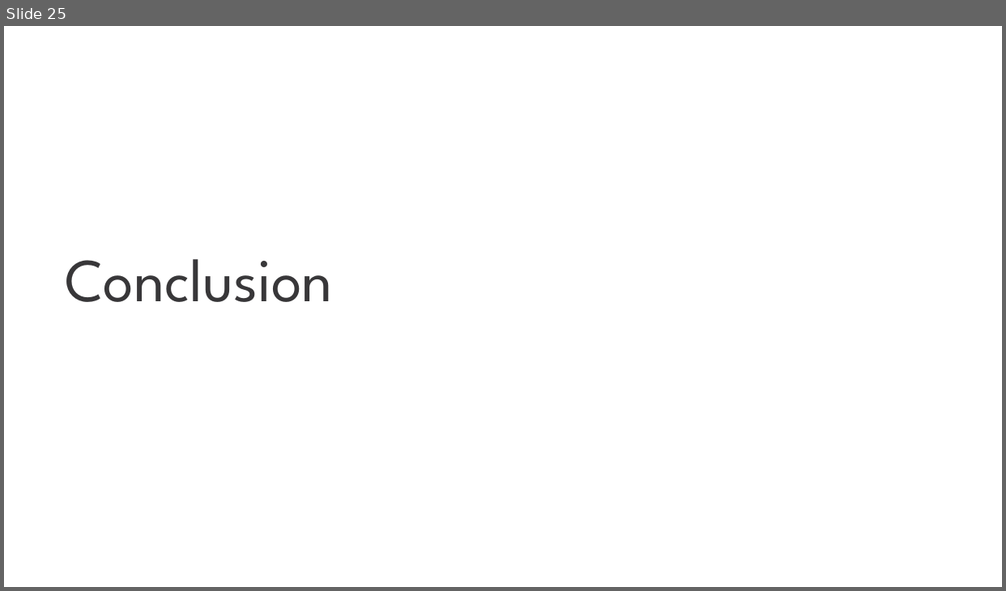
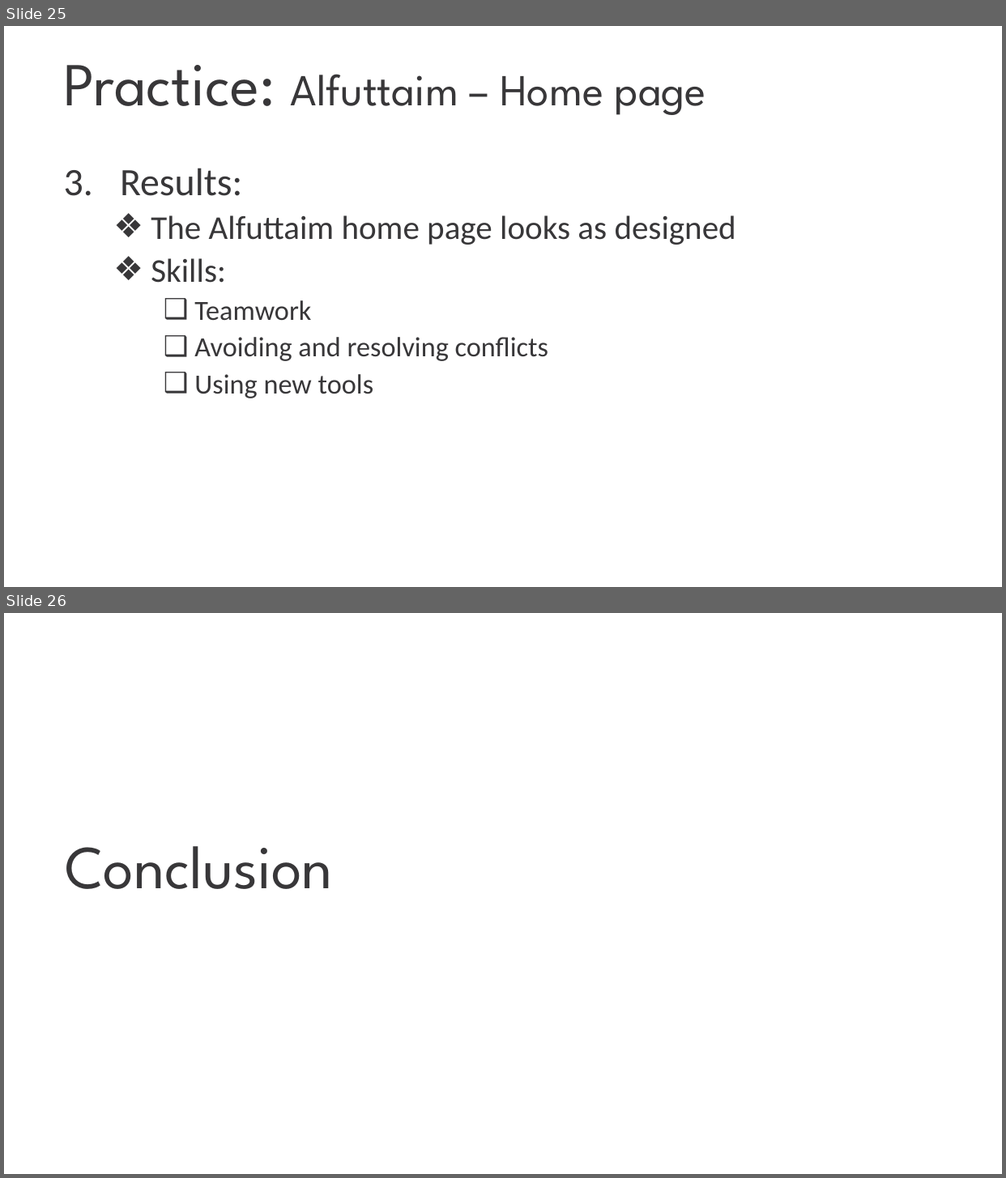
Before and after one commit to nam-tran-niteco/Wordpress-Demo, a slide deck: Wordpress Migration.pptx. Shown one above the other, each under a label of ours: slide 25 before the commit, slides 25 and 26 after it. The pictures are 1006x591 and 1006x1178 pixels, drawn with LibreOffice and Linux fonts; fonts in the diff are those of the drawing; background and template pictures are left out. Boxes give left, top, right and bottom in pixels: in the first picture for what was removed or moved away, otherwise in the second. Text is boxed around its words. In the diff, an @@ line names an element or a change of style, - is before the commit and + after.

```diff
--- a/Wordpress Migration.pptx
+++ b/Wordpress Migration.pptx
@@ slide 25 added at bbox=[4, 26, 1002, 587], background picture (left out) @@
@@ title added at bbox=[64, 65, 706, 115], 32 pt, text #383739 @@
+Practice: Alfuttaim – Home page
@@ text added at bbox=[120, 168, 736, 399], 20 pt, text #383739 @@
+3. Results:
+  ❖ The Alfuttaim home page looks as designed
+  ❖ Skills:
+    ❑ Teamwork
+    ❑ Avoiding and resolving conflicts
+    ❑ Using new tools
@@ what was slide 25 is now slide 26 @@
```
Also in this commit, not shown: 7 slides changed, 4 other slides added, 41 slides removed.
